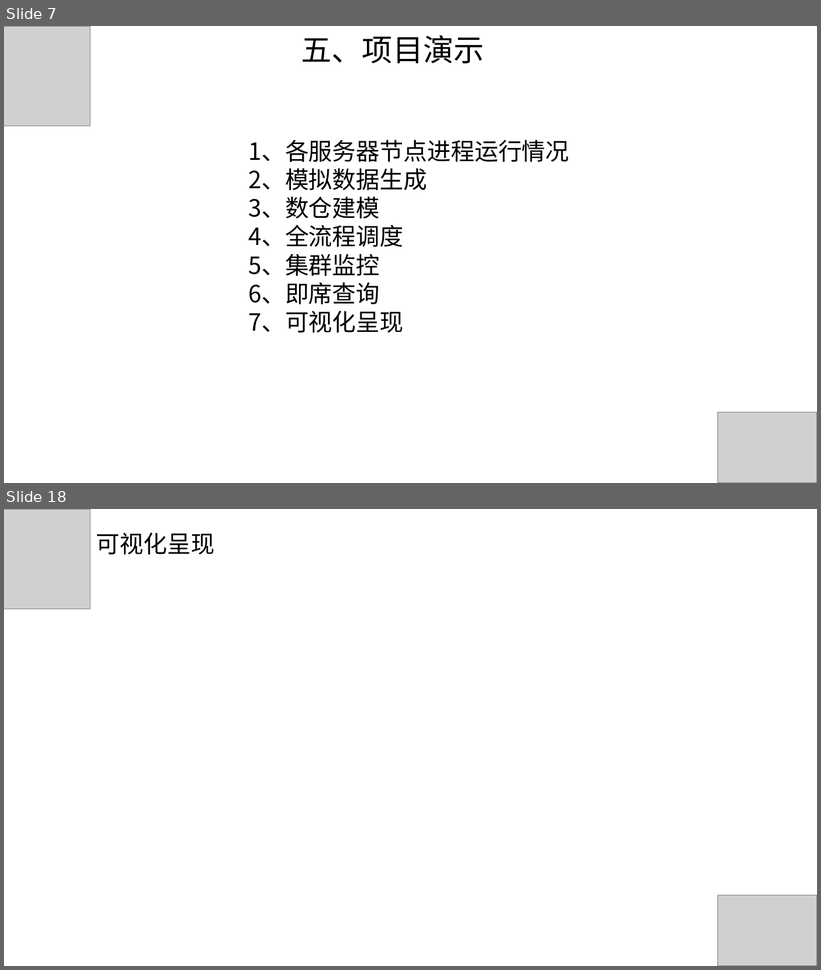
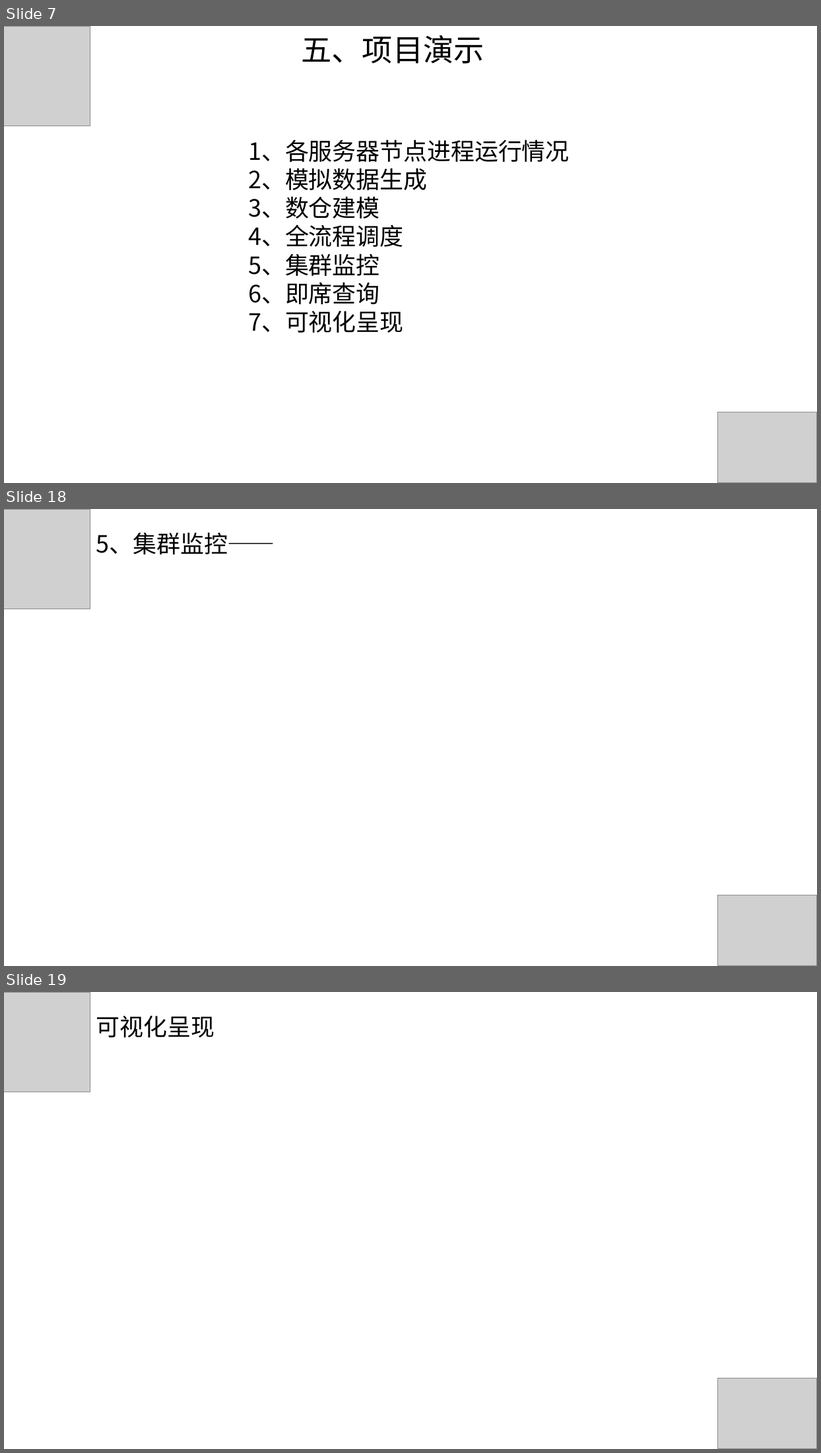
Before and after one commit to hunter95671/DataWarehouse, a slide deck: 电商离线数据仓库流程架构.pptx. Shown one above the other, each under a label of ours: slides 7 and 18 before the commit, slides 7, 18 and 19 after it; the slides between them are not shown. The pictures are 821x970 and 821x1453 pixels, drawn with LibreOffice and Linux fonts; fonts in the diff are those of the drawing; grey boxes stand for pictures. Boxes give left, top, right and bottom in pixels: in the first picture for what was removed or moved away, otherwise in the second. Text is boxed around its words. In the diff, an @@ line names an element or a change of style, - is before the commit and + after.

```diff
--- a/电商离线数据仓库流程架构.pptx
+++ b/电商离线数据仓库流程架构.pptx
@@ slide 18 added at bbox=[4, 509, 817, 966], background #FFFFFF @@
@@ picture added at bbox=[4, 509, 90, 609] @@
@@ text added at bbox=[96, 532, 275, 555], 28 pt, text #000000 @@
+5、集群监控——
@@ picture added at bbox=[718, 895, 817, 966] @@
@@ what was slide 18 is now slide 19 @@
```
Also in this commit, not shown: 10 slides changed.
